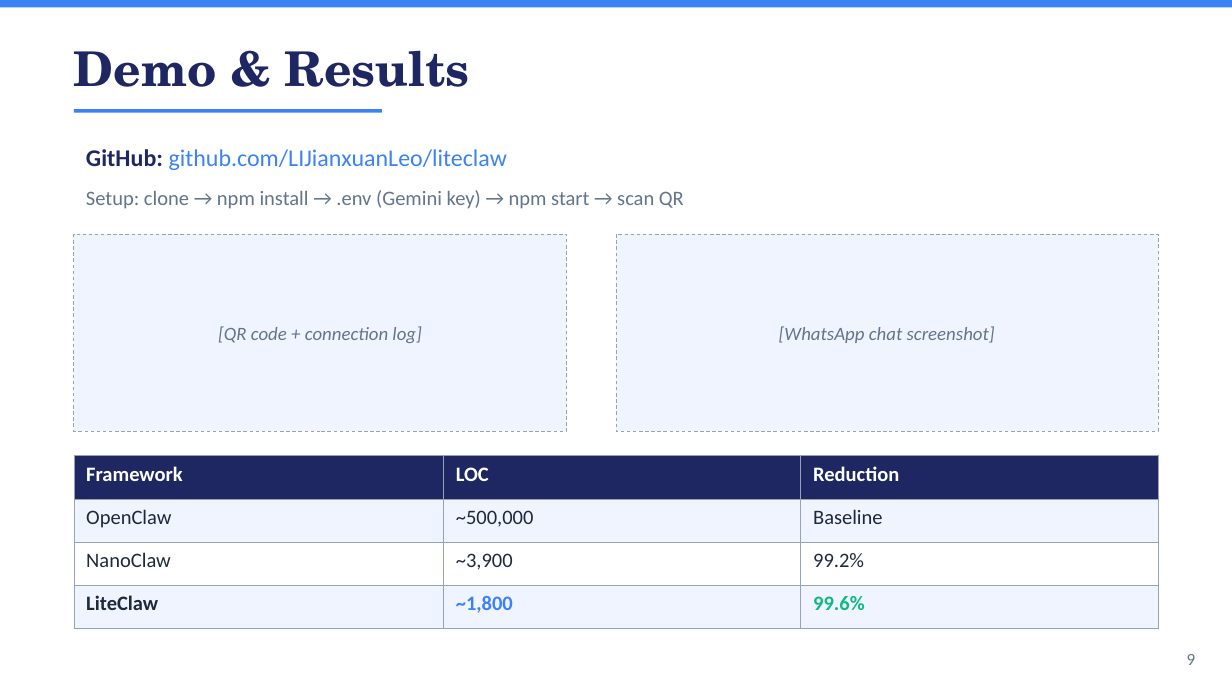
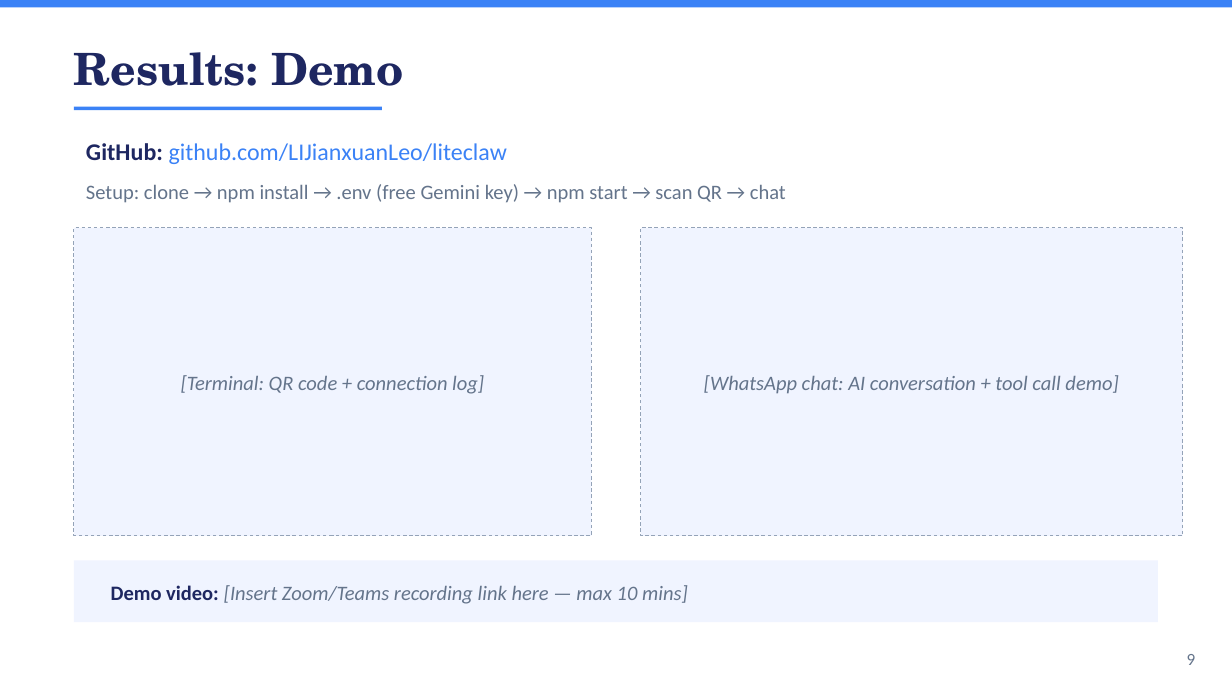
Before and after one commit to LIJianxuanLeo/liteclaw, a slide deck: slide 9 of docs/presentation.pptx. Drawn at 1232x693 pixels with LibreOffice and Linux fonts; fonts in the diff are those of the drawing. Boxes give left, top, right and bottom in pixels: in the first picture for what was removed or moved away, otherwise in the second. Text is boxed around its words. In the diff, an @@ line names an element or a change of style, - is before the commit and + after.

```diff
--- a/docs/presentation.pptx
+++ b/docs/presentation.pptx
@@ text at bbox=[74, 52, 404, 86]: text changed; size 28 to 26 pt @@
-Demo & Results
+Results: Demo
@@ text "GitHub: github.com/LIJianxuanLeo/liteclaw": place and size @@
-text "GitHub: github.com/LIJianxuanLeo/liteclaw" at bbox=[86, 149, 507, 170]
+text "GitHub: github.com/LIJianxuanLeo/liteclaw" at bbox=[86, 143, 507, 164]
@@ text at bbox=[86, 184, 786, 203]: text changed @@
-Setup: clone → npm install → .env (Gemini key) → npm start → scan QR
+Setup: clone → npm install → .env (free Gemini key) → npm start → scan QR → chat
@@ rectangle: place and size @@
-rectangle at bbox=[74, 234, 567, 431]
+rectangle at bbox=[74, 228, 591, 536]
@@ rectangle: place and size @@
-rectangle at bbox=[616, 234, 1158, 431]
+rectangle at bbox=[641, 228, 1183, 536]
@@ text at bbox=[181, 375, 484, 394]: text changed; size 11 to 12 pt @@
-[QR code + connection log]
+[Terminal: QR code + connection log]
@@ text at bbox=[704, 375, 1118, 394]: text changed; size 11 to 12 pt @@
-[WhatsApp chat screenshot]
+[WhatsApp chat: AI conversation + tool call demo]
@@ table removed at bbox=[74, 456, 1158, 617], 4 rows, 3 columns @@
-Framework | LOC | Reduction
-OpenClaw | ~500,000 | Baseline
-NanoClaw | ~3,900 | 99.2%
-LiteClaw | ~1,800 | 99.6%
@@ rectangle added at bbox=[74, 561, 1158, 622], fill #F0F4FF @@
@@ text added at bbox=[111, 585, 688, 604], 12 pt, text #64748B, italic @@
+Demo video: [Insert Zoom/Teams recording link here — max 10 mins]
```
Also in this commit, not shown: 6 other slides changed, 3 slides added, 3 slides removed, 4 other files.
